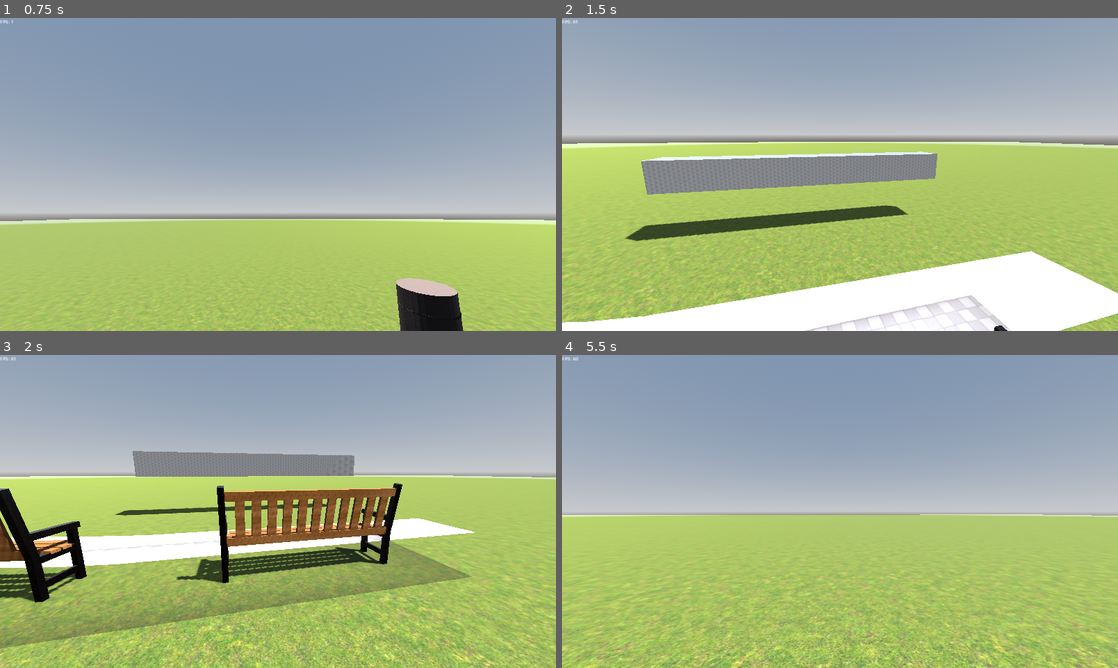
Above: before the commit, frames 1-4 (two rows, left to right).
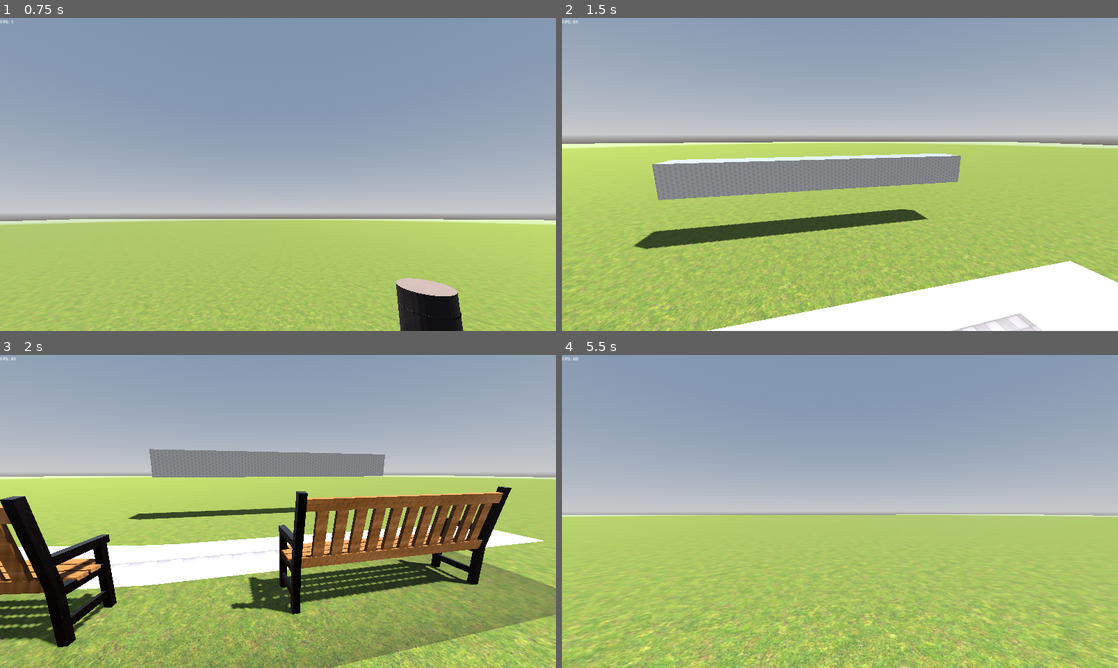
Above: after the commit, the same moments.

Repository: Arktikus/echoes-of-yesterday
Game: Godot game, scene res://playground.tscn
The game is run twice, just before and just after one commit, with the same random seed, the same clock (stepped at 60 frames per second) and the same inputs.
Inputs (mouse positions are in pixels of both pictures, inside the frame that each line leads up to):
- Up to frame 1 (0.75 s): move the mouse to (400, 158) at 0.52 s; hold D (move_right) from 0.53 s (still down); hold Ctrl (crouch) from 0.53 s (still down)
- Up to frame 2 (1.5 s): tap Space (jump) at 0.77 s; move the mouse to (728, 190) at 1.27 s; release D (move_right) at 1.28 s; release Ctrl (crouch) at 1.28 s; hold S (move_down) from 1.28 s (still down); click (728, 190) at 1.35 s
- Up to frame 3 (2 s): keep holding S (move_down); tap Space (jump) at 1.52 s
- Up to frame 4 (5.5 s): move the mouse to (851, 505) at 2.02 s; release S (move_down) at 2.03 s; hold Shift (sprint) 2.03-2.78 s; hold W (move_up) from 2.03 s (still down); move the mouse to (834, 517) at 2.77 s; tap Ctrl (crouch) at 2.85 s; tap Space (jump) at 3.02, 3.77, 4.52 s; move the mouse to (878, 514) at 3.52 s; press the mouse at (878, 514) at 3.53 s; move the mouse to (795, 508) at 4.27 s; release the mouse at (795, 508) at 4.28 s; tap Shift (sprint) at 4.35 s; move the mouse to (845, 511) at 5.02 s; hold Ctrl (crouch) from 5.03 s (still down)

Frame 1 is identical in both runs. In frame 2, 13% of the frame differs, in the area x 0-100%, y 39-100%; in frame 3, 37%, in the area x 0-100%, y 30-100%; in frame 4, 7.6%.

Commit message:
Player air control when jumping adjusted

Diff:
--- a/player/scripts/player.gd
+++ b/player/scripts/player.gd
@@ -6,6 +6,7 @@
 @export var crouching_speed: float = 2.0 # 3
 @export var jump_velocity: float = 5.0 # 5
 @export var lerp_speed: float = 20.0 # 20
+@export var air_lerp_speed: float = 2.0
 
 @export_group("Camera")
 @export_range(0.0, 10.0, 0.1) var mouse_sensitivity: float = 2.0
@@ -92,7 +93,11 @@
 	if Input.is_action_just_pressed("jump") and is_on_floor(): ##Jumping
 		velocity.y = jump_velocity
 
-	_direction = lerp(_direction, (transform.basis * Vector3(_input_dir.x, 0, _input_dir.y)).normalized(), lerp_speed * delta)
+	if is_on_floor():
+		_direction = lerp(_direction, (transform.basis * Vector3(_input_dir.x, 0, _input_dir.y)).normalized(), lerp_speed * delta)
+	else:
+		if _input_dir != Vector2.ZERO:
+			_direction = lerp(_direction, (transform.basis * Vector3(_input_dir.x, 0, _input_dir.y)).normalized(), air_lerp_speed * delta)
 
 	if _direction:
 		velocity.x = _direction.x * _current_speed
--- a/project.godot
+++ b/project.godot
@@ -25,6 +25,10 @@
 [editor]
 
 naming/node_name_casing=2
+
+[editor_plugins]
+
+enabled=PackedStringArray("res://addons/YouCanDoIt/plugin.cfg")
 
 [file_customization]
 
